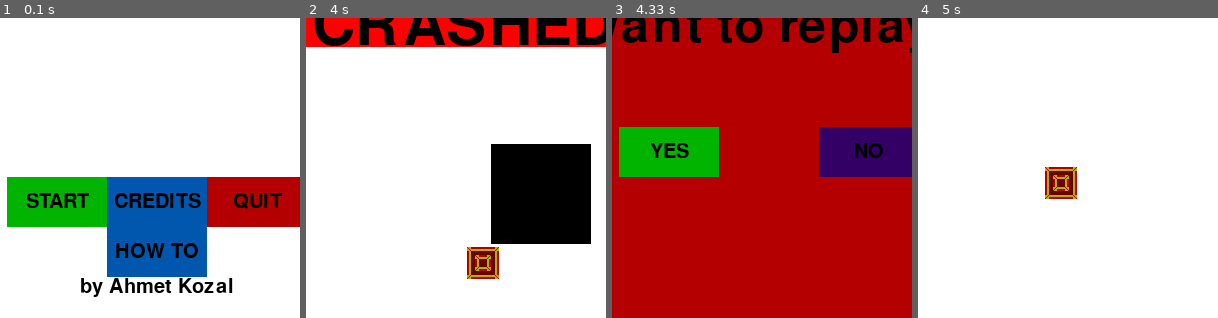
Above: before the commit, frames 1-4 (left to right).
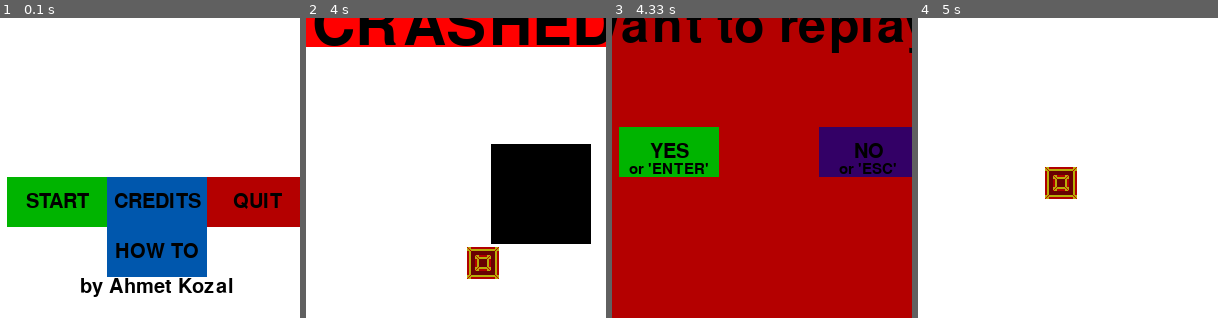
Above: after the commit, the same moments.

Repository: Hiradoras/MeteorsofWoermind
Game: pygame game, started from MeteorsofWoermind.py
Same seed, same stepped clock (60 frames per second), same inputs: the game is played once before the commit and once after it.
Inputs (mouse positions are % of the whole screen's width and height, from its top left):
- Up to frame 1 (0.1 s): no input
- Up to frame 2 (4 s): click "START" at 0.42 s; hold Left 0.67-1.2 s; move the mouse to (48, 62) at 0.7 s; hold Down 1.23-1.53 s; hold Left 1.57-1.97 s; hold Up 2-2.37 s; hold Right 2.4-3.03 s; hold Down 3.07-3.43 s
- Up to frame 3 (4.33 s): no input
- Up to frame 4 (5 s): click "YES" at 4.6 s; hold Up from 4.87 s (still down); move the mouse to (38, 43) at 4.9 s
The pictures show only the part of the screen within x 24-74%, y 48-98%; the shares and areas given below are measured in that part.

Frames 1-2 are identical in both runs. In frame 3, 0.8% of the frame differs, in the area x 5-95%, y 48-52%; in frame 4, nothing differs.

Commit message:
Added new buttons

Diff:
--- a/MeteorsofWoermind.py
+++ b/MeteorsofWoermind.py
@@ -79,9 +79,15 @@
             if event.type == pygame.QUIT:
                 pygame.quit()
                 quit()
+            if event.type == pygame.KEYDOWN:
+                if event.key == pygame.K_RETURN:
+                    game_loop()
+                if event.key == pygame.K_ESCAPE:
+                    game_intro()
         gameDisplay.fill(red)
         largeText = pygame.font.Font('freesansbold.ttf',50)
         smallText = pygame.font.Font('freesansbold.ttf',30)
+        miniText = pygame.font.Font('freesansbold.ttf',15)
         #Score
         textScore, textScoreRect = intro_text("SCORE: "+str(dodged), smallText)
         textScoreRect.center = ((display_width/2),(display_height/2)-60)
@@ -98,7 +104,15 @@
         gameDisplay.blit(textSurf,textRect)
 
         button("YES", 150,400,100,50,green,bright_green,game_loop)
+        textSurf, textRext = intro_text("or 'ENTER'", miniText)
+        textRect= (160,435)
+        gameDisplay.blit(textSurf,textRect)
+
         button("NO", 350,400,100,50,purple,bright_purple,game_intro)
+        textSurf, textRext = intro_text("or 'ESC'", miniText)
+        textRect= (370,435)
+        gameDisplay.blit(textSurf,textRect)
+
         pygame.display.update()
         clock.tick(15)
 #######################################
